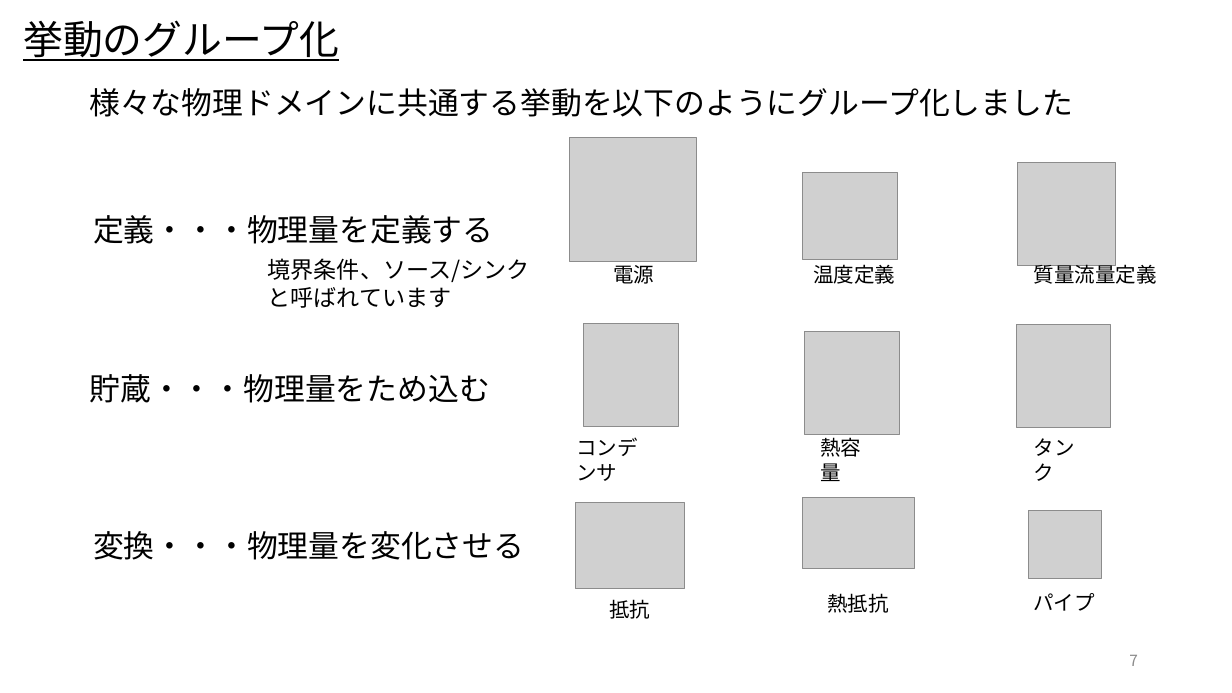
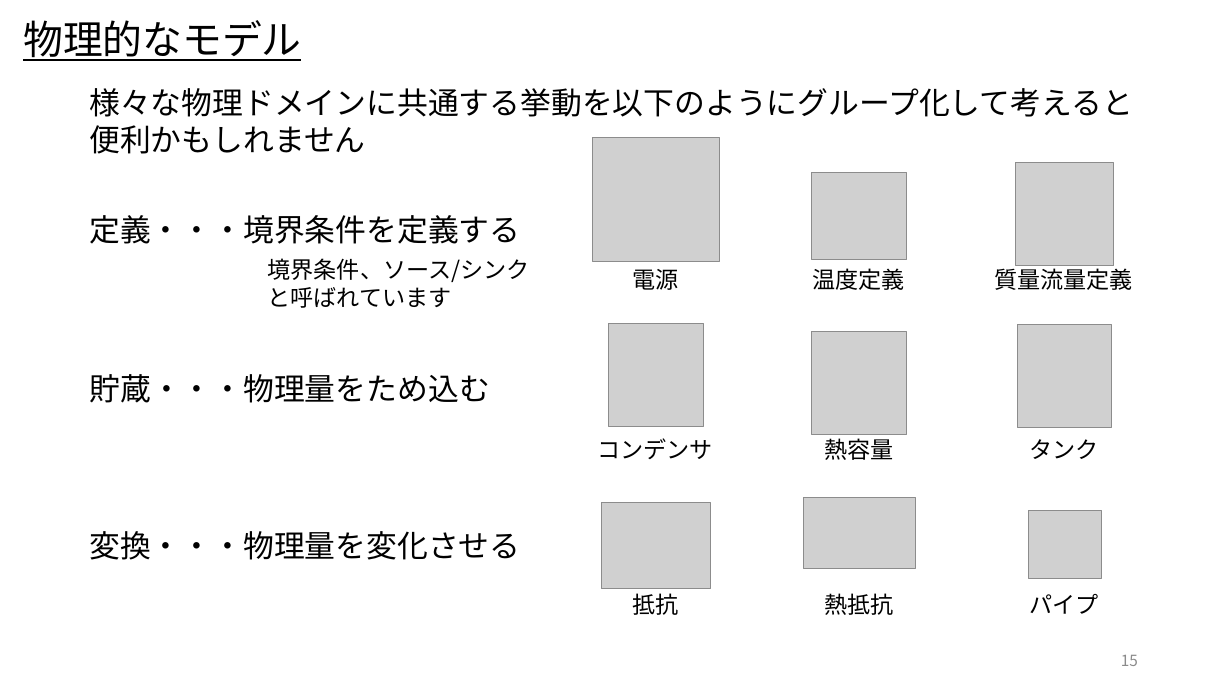
Before and after one commit to cubakija/OpenModelica_Tutorials_Ja, a slide deck: slide 15 of Dev/7_PhysicsDomainModel/OpenModelica_Tutorials_7_PlantModel.pptx (slide 7 before the commit). Drawn at 1232x693 pixels with LibreOffice and Linux fonts; fonts in the diff are those of the drawing; grey boxes stand for pictures. Boxes give left, top, right and bottom in pixels: in the first picture for what was removed or moved away, otherwise in the second. Text is boxed around its words. In the diff, an @@ line names an element or a change of style, - is before the commit and + after.

```diff
--- a/Dev/7_PhysicsDomainModel/OpenModelica_Tutorials_7_PlantModel.pptx
+++ b/Dev/7_PhysicsDomainModel/OpenModelica_Tutorials_7_PlantModel.pptx
@@ text at (23,20,301,61): text changed @@
-挙動のグループ化
+物理的なモデル
@@ text at (89,88,1133,154): text changed @@
-様々な物理ドメインに共通する挙動を以下のようにグループ化しました
+様々な物理ドメインに共通する挙動を以下のようにグループ化して考えると便利かもしれません
@@ picture: place and size @@
-picture at (570,138,697,262)
+picture at (592,138,719,262)
@@ picture: place and size @@
-picture at (802,172,897,260)
+picture at (812,172,908,260)
@@ text at (89,215,520,244): text changed @@
-定義・・・物理量を定義する
+定義・・・境界条件を定義する
@@ text "電源": place and size @@
-text "電源" at (613,265,654,284)
+text "電源" at (632,269,678,290)
@@ text "質量流量定義": place and size @@
-text "質量流量定義" at (1034,262,1157,284)
+text "質量流量定義" at (994,265,1133,290)
@@ picture: place and size @@
-picture at (583,323,678,427)
+picture at (609,323,704,427)
@@ picture: place and size @@
-picture at (805,332,900,435)
+picture at (812,332,908,435)
@@ size 16 to 18 pt in 9 elements at (824,593,893,615), (1029,594,1098,614), (812,268,904,290), (632,269,678,290), (632,593,678,615), (994,265,1133,290), (1029,439,1098,459), (824,438,893,460), (597,438,712,459) @@
@@ text "コンデンサ": place and size @@
-text "コンデンサ" at (576,437,637,481)
+text "コンデンサ" at (597,438,712,459)
@@ picture: place and size @@
-picture at (575,503,685,589)
+picture at (602,503,712,589)
@@ text "変換・・・物理量を変化させる": place and size @@
-text "変換・・・物理量を変化させる" at (93,531,524,560)
+text "変換・・・物理量を変化させる" at (89,531,520,560)
@@ text "抵抗": place and size @@
-text "抵抗" at (609,599,650,619)
+text "抵抗" at (632,593,678,615)
@@ page number at (1121,655,1138,666): text changed @@
-7
+15
```
Also in this commit, not shown: 10 other slides changed, 10 slides added.
